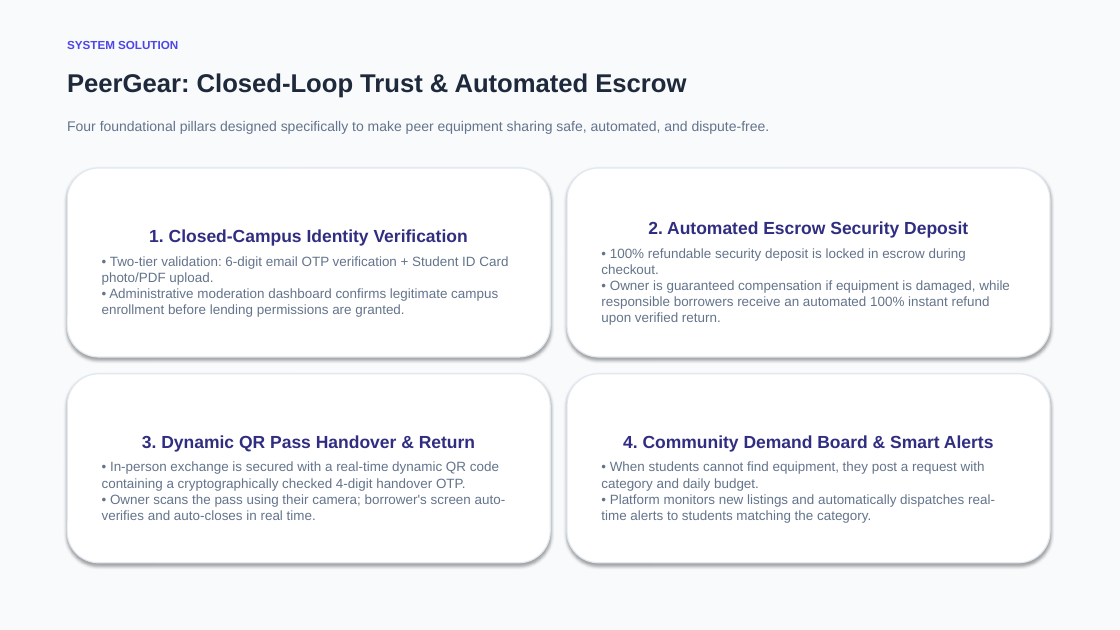
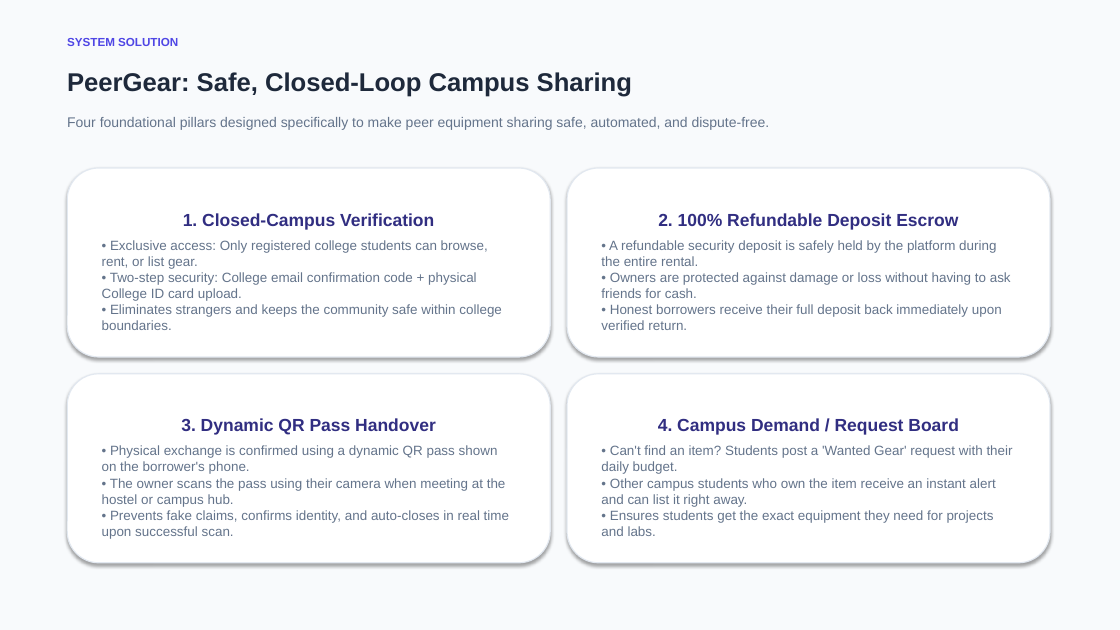
Before and after one commit to 21ambuj/PeerGear, a slide deck: slide 3 of PeerGear_Presentation.pptx. Drawn at 1120x630 pixels with LibreOffice and Linux fonts; fonts in the diff are those of the drawing. Boxes give left, top, right and bottom in pixels: in the first picture for what was removed or moved away, otherwise in the second. Text is boxed around its words. In the diff, an @@ line names an element or a change of style, - is before the commit and + after.

```diff
--- a/PeerGear_Presentation.pptx
+++ b/PeerGear_Presentation.pptx
@@ text at <box>67,72,632,97</box>: text changed @@
-PeerGear: Closed-Loop Trust & Automated Escrow
+PeerGear: Safe, Closed-Loop Campus Sharing
@@ text "Four foundational pillars designed specifically ...": place and size @@
-text "Four foundational pillars designed specifically ..." at <box>67,121,770,134</box>
+text "Four foundational pillars designed specifically ..." at <box>67,117,770,130</box>
@@ text in rounded rectangle at <box>102,213,502,330</box>: text changed @@
-1. Closed-Campus Identity Verification
-• Two-tier validation: 6-digit email OTP verification + Student ID Card photo/PDF upload.
-• Administrative moderation dashboard confirms legitimate campus enrollment before lending permissions are granted.
+1. Closed-Campus Verification
+• Exclusive access: Only registered college students can browse, rent, or list gear.
+• Two-step security: College email confirmation code + physical College ID card upload.
+• Eliminates strangers and keeps the community safe within college boundaries.
@@ text in rounded rectangle at <box>601,213,1011,330</box>: text changed @@
-2. Automated Escrow Security Deposit
-• 100% refundable security deposit is locked in escrow during checkout.
-• Owner is guaranteed compensation if equipment is damaged, while responsible borrowers receive an automated 100% instant refund upon verified return.
+2. 100% Refundable Deposit Escrow
+• A refundable security deposit is safely held by the platform during the entire rental.
+• Owners are protected against damage or loss without having to ask friends for cash.
+• Honest borrowers receive their full deposit back immediately upon verified return.
@@ text in rounded rectangle at <box>102,418,509,539</box>: text changed @@
-3. Dynamic QR Pass Handover & Return
-• In-person exchange is secured with a real-time dynamic QR code containing a cryptographically checked 4-digit handover OTP.
-• Owner scans the pass using their camera; borrower's screen auto-verifies and auto-closes in real time.
+3. Dynamic QR Pass Handover
+• Physical exchange is confirmed using a dynamic QR pass shown on the borrower's phone.
+• The owner scans the pass using their camera when meeting at the hostel or campus hub.
+• Prevents fake claims, confirms identity, and auto-closes in real time upon successful scan.
@@ text in rounded rectangle at <box>601,418,1013,536</box>: text changed @@
-4. Community Demand Board & Smart Alerts
-• When students cannot find equipment, they post a request with category and daily budget.
-• Platform monitors new listings and automatically dispatches real-time alerts to students matching the category.
+4. Campus Demand / Request Board
+• Can't find an item? Students post a 'Wanted Gear' request with their daily budget.
+• Other campus students who own the item receive an instant alert and can list it right away.
+• Ensures students get the exact equipment they need for projects and labs.
```
Also in this commit, not shown: 1 other slide changed, 7 slides added, 7 slides removed, 1 other file.
